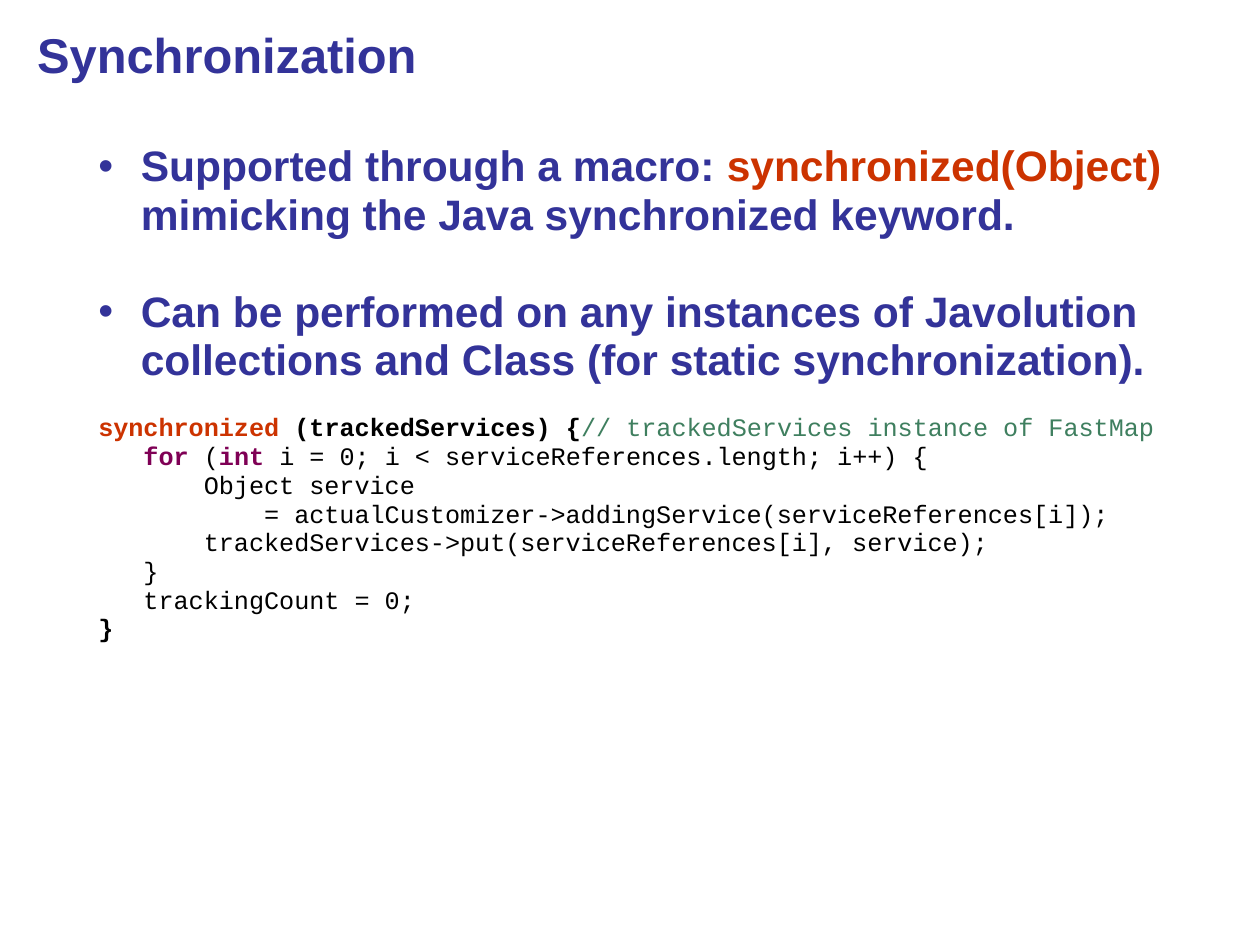
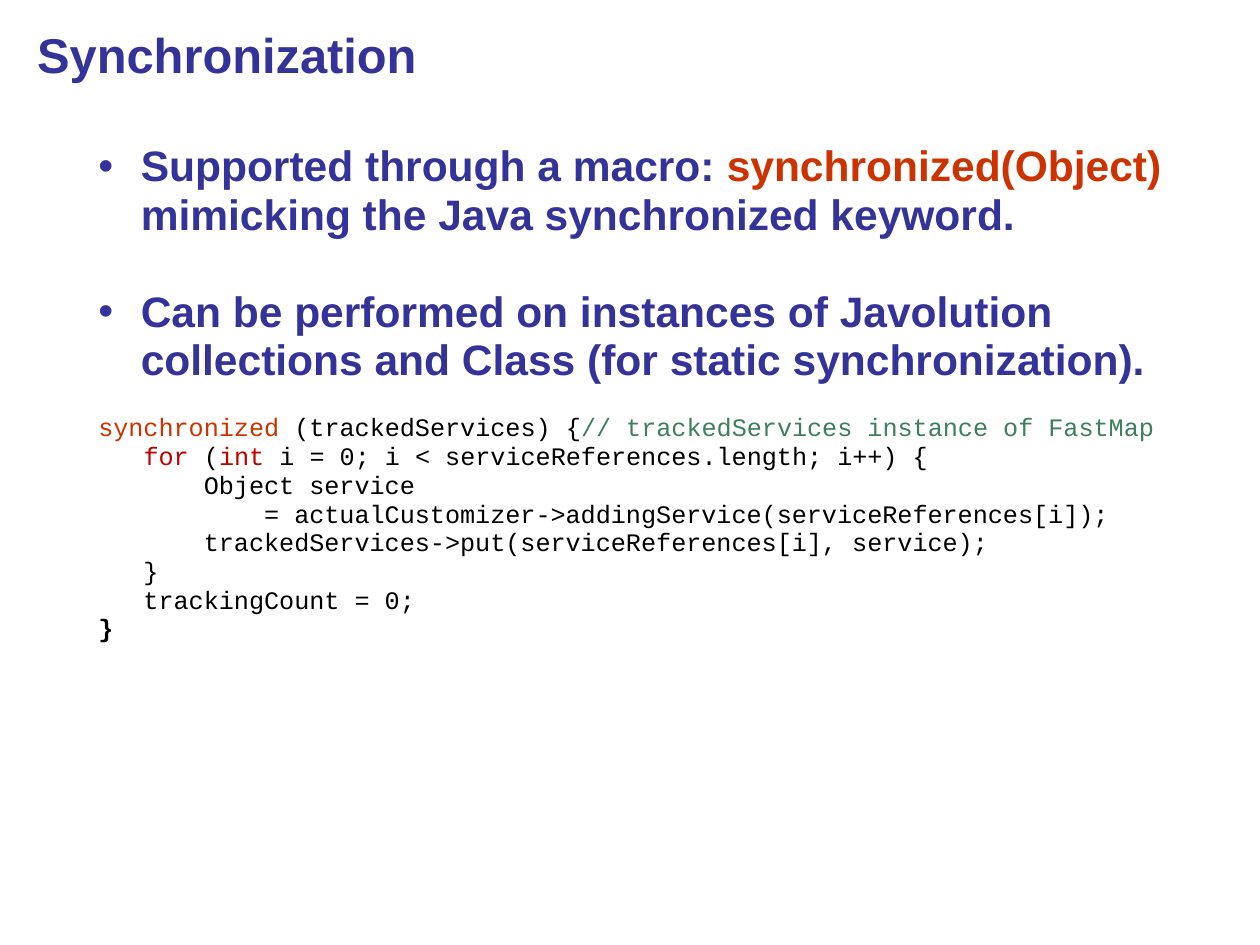
Before and after one commit to javolution/javolution, a slide deck: slide 9 of javolution/src/site/doc/Javolution_Cpp_Overview.ppt. Drawn at 1260x945 pixels with LibreOffice and Linux fonts; fonts in the diff are those of the drawing; background and template pictures are left out. Boxes give left, top, right and bottom in pixels: in the first picture for what was removed or moved away, otherwise in the second. Text is boxed around its words. In the diff, an @@ line names an element or a change of style, - is before the commit and + after.

```diff
--- a/javolution/src/site/doc/Javolution_Cpp_Overview.ppt
+++ b/javolution/src/site/doc/Javolution_Cpp_Overview.ppt
@@ subtitle at (141,296,1145,383): text changed @@
-  • Can be performed on any instances of Javolution collections and Class (for static synchronization).
+  • Can be performed on instances of Javolution collections and Class (for static synchronization).
@@ subtitle at (98,418,1154,471): bold off in "synchronized (trackedServices) {//", "for (int"; text colour #7F0055 to #C00000 in "for (int" @@
```
Also in this commit, not shown: 6 other slides changed, 1 other file.
